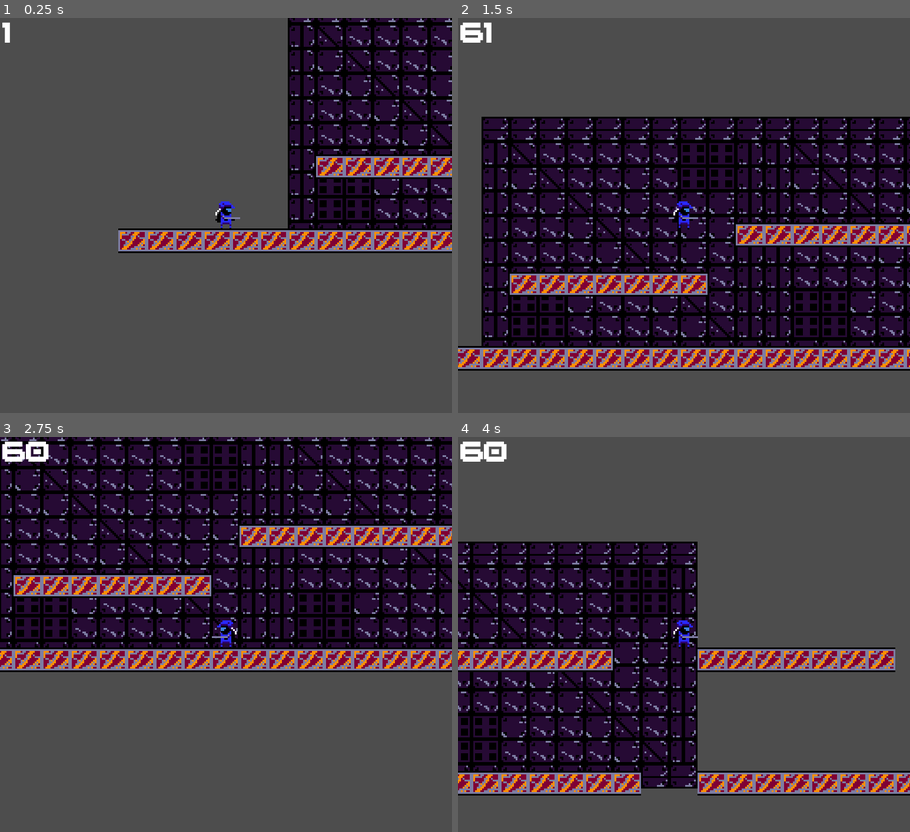
Above: before the commit, frames 1-4 (two rows, left to right).
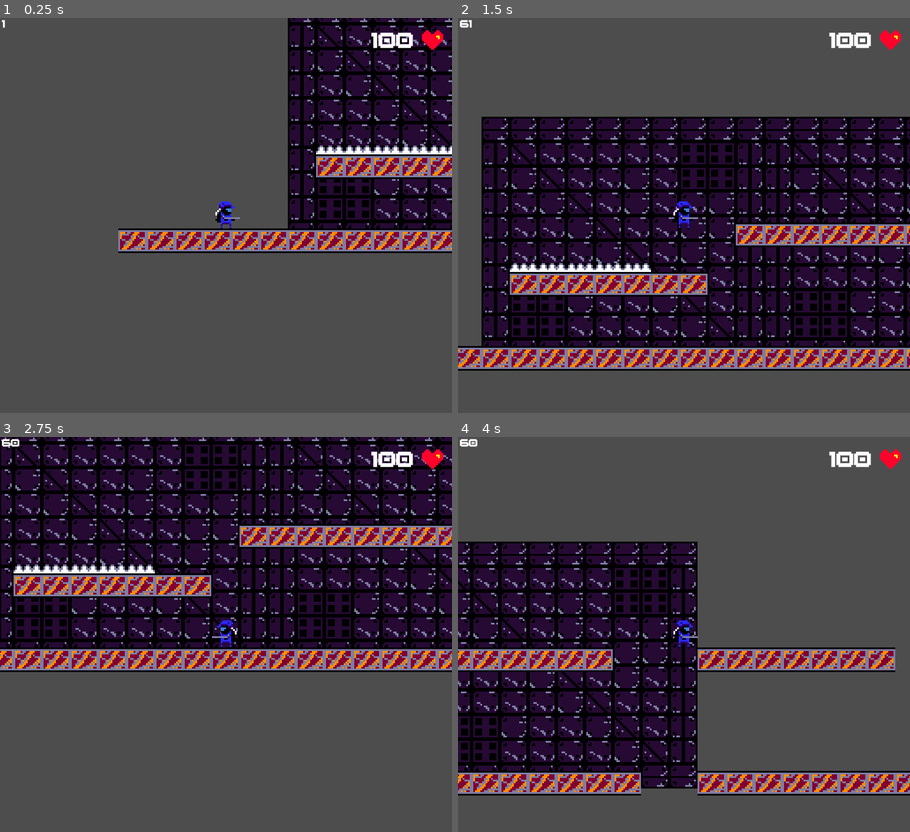
Above: after the commit, the same moments.

Repository: UnknownRori/bunker-the-game
Game: Godot game, scene res://scene/world.tscn
Same seed, same stepped clock (60 frames per second), same inputs: the game is played once before the commit and once after it.
Inputs:
- Up to frame 1 (0.25 s): no input
- Up to frame 2 (1.5 s): tap Enter (Start) at 0.5 s; hold Right (right) from 0.53 s (still down); tap Z (A) at 0.6 s; tap Up (up) at 0.77, 0.8, 1.07, 1.35 s
- Up to frame 3 (2.75 s): tap Up (up) at 1.52, 1.82, 2.3 s; tap Z (A) at 1.55, 2.1 s; release Right (right) at 2.03 s; hold Left (left) from 2.03 s (still down)
- Up to frame 4 (4 s): release Left (left) at 2.78 s; hold Right (right) from 2.78 s (still down); tap X (B) at 2.85 s; tap Up (up) at 3.02, 3.32, 3.77, 3.8 s; tap Z (A) at 3.05 s; tap Space (Select) at 3.6 s

The runs differ from the first frame. In frame 1, 1.0% of the frame differs, in the area x 0-100%, y 0-35%; in frame 2, 1.2%; in frame 3, 1.4%, in the area x 0-99%, y 0-35%; in frame 4, 0.8%.

Commit message:
📦 add hp and spikes

Diff:
--- a/project.godot
+++ b/project.godot
@@ -20,7 +20,6 @@
 
 window/size/viewport_width=256
 window/size/viewport_height=224
-window/size/mode=4
 window/size/resizable=false
 window/stretch/mode="canvas_items"
 
@@ -362,6 +361,10 @@
 "events": [Object(InputEventKey,"resource_local_to_scene":false,"resource_name":"","device":-1,"window_id":0,"alt_press …(182 unchanged characters)…
 ]
 }
+
+[layer_names]
+
+2d_physics/layer_1="Platform"
 
 [rendering]
 
--- a/scene/Player/player.tscn
+++ b/scene/Player/player.tscn
@@ -1,10 +1,11 @@
-[gd_scene load_steps=7 format=3 uid="uid://c5beviu8n8ad0"]
+[gd_scene load_steps=8 format=3 uid="uid://c5beviu8n8ad0"]
 
 [ext_resource type="Texture2D" uid="uid://inusy26ncr0o" path="res://assets/sprite.png" id="1_kje6p"]
 [ext_resource type="PackedScene" uid="uid://txyla52r81r3" path="res://scene/Utils/PlayerCamera.tscn" id="2_4mxj3"]
 [ext_resource type="Script" path="res://src/Composable/Movement.gd" id="3_nlp1q"]
 [ext_resource type="PackedScene" uid="uid://ctgqlbgcwqhfr" path="res://scene/Component/AttackComponent.tscn" id="3_psbq3"]
 [ext_resource type="Script" path="res://src/Composable/Controllable.gd" id="4_e3tjp"]
+[ext_resource type="Script" path="res://src/Composable/Health.gd" id="6_i3o40"]
 
 [sub_resource type="RectangleShape2D" id="RectangleShape2D_86auw"]
 size = Vector2(12, 17)
@@ -35,3 +36,6 @@
 
 [node name="Controllable" type="Node" parent="."]
 script = ExtResource("4_e3tjp")
+
+[node name="Health" type="Node" parent="."]
+script = ExtResource("6_i3o40")
--- a/scene/Utils/FPSCounter.tscn
+++ b/scene/Utils/FPSCounter.tscn
@@ -7,9 +7,11 @@
 script = ExtResource("1_61yus")
 
 [node name="Text" type="RichTextLabel" parent="."]
+offset_top = -1.0
 offset_right = 40.0
-offset_bottom = 40.0
+offset_bottom = 18.0
 theme_override_fonts/normal_font = ExtResource("2_3p67h")
+theme_override_font_sizes/normal_font_size = 6
 text = "60"
 deselect_on_focus_loss_enabled = false
 drag_and_drop_selection_enabled = false
--- a/scene/Utils/PlayerCamera.tscn
+++ b/scene/Utils/PlayerCamera.tscn
@@ -1,10 +1,32 @@
-[gd_scene load_steps=3 format=3 uid="uid://txyla52r81r3"]
+[gd_scene load_steps=5 format=3 uid="uid://txyla52r81r3"]
 
 [ext_resource type="Script" path="res://src/PlayerCamera.gd" id="1_47prk"]
 [ext_resource type="PackedScene" uid="uid://6hr0qxmudxx1" path="res://scene/Utils/FPSCounter.tscn" id="1_wyh34"]
+[ext_resource type="Texture2D" uid="uid://inusy26ncr0o" path="res://assets/sprite.png" id="3_7o2y0"]
+[ext_resource type="FontFile" uid="uid://jhrwydl0q4b0" path="res://assets/bm-japan.ttf" id="4_rkium"]
 
 [node name="PlayerCamera" type="Camera2D"]
 script = ExtResource("1_47prk")
 
 [node name="FpsCounter" parent="." instance=ExtResource("1_wyh34")]
 position = Vector2(-127, -110)
+
+[node name="Sprite2D" type="Sprite2D" parent="."]
+position = Vector2(117, -100)
+texture = ExtResource("3_7o2y0")
+region_enabled = true
+region_rect = Rect2(240, 0, 16, 16)
+region_filter_clip_enabled = true
+
+[node name="hp_bar" type="RichTextLabel" parent="."]
+offset_left = 32.0
+offset_top = -104.0
+offset_right = 106.0
+offset_bottom = -93.0
+theme_override_fonts/normal_font = ExtResource("4_rkium")
+theme_override_font_sizes/normal_font_size = 12
+bbcode_enabled = true
+text = "[right]100[/right]"
+scroll_active = false
+deselect_on_focus_loss_enabled = false
+drag_and_drop_selection_enabled = false
--- a/scene/world.tscn
+++ b/scene/world.tscn
@@ -206,6 +206,7 @@
 0:4/0 = 0
 0:4/0/physics_layer_0/linear_velocity = Vector2(0, 0)
 0:4/0/physics_layer_0/angular_velocity = 0.0
+0:4/0/custom_data_0 = true
 1:4/0 = 0
 1:4/0/physics_layer_0/linear_velocity = Vector2(0, 0)
 1:4/0/physics_layer_0/angular_velocity = 0.0
@@ -787,6 +788,8 @@
 tile_size = Vector2i(16, 14)
 physics_layer_0/collision_layer = 1
 physics_layer_0/physics_material = SubResource("PhysicsMaterial_17hwv")
+custom_data_layer_0/name = "spike"
+custom_data_layer_0/type = 1
 sources/0 = SubResource("TileSetAtlasSource_rs26q")
 
 [node name="World" type="Node2D"]
@@ -796,12 +799,12 @@
 [node name="Player" parent="." instance=ExtResource("1_y1asa")]
 position = Vector2(61, 129)
 
-[node name="TileMap" type="TileMap" parent="." groups=["platform"]]
+[node name="Platform" type="TileMap" parent="." groups=["platform"]]
 tile_set = SubResource("TileSet_u1ocq")
 format = 2
 layer_0/name = "terrain"
 layer_0/navigation_enabled = false
-layer_0/tile_data = PackedInt32Array(720896, 196608, 0, 7208 …(1683 unchanged characters)…  0, 458811, 262144, 0, 458812, 262144, 0)
+layer_0/tile_data = PackedInt32Array(720896, 196608, 0, 7208 …(1683 unchanged characters)…  0, 458811, 262144, 0, 458812, 262144, 0, 458759, 0, 4, 458760, 0, 4, 458761, 0, 4, 458762, 0, 4, 458763, 0, 4)
 
 [node name="ParallaxBackground" type="ParallaxBackground" parent="."]
 
--- /dev/null
+++ b/src/Composable/Health.gd
@@ -0,0 +1,16 @@
+extends Node
+
+@export var hp = 100
+@export var max_hp = 100
+
+@onready var controllable = get_parent().get_node("Controllable")
+
+func damage(value) -> bool:
+	hp -= value
+	return is_dead()
+
+func is_dead() -> bool:
+	return hp < 0
+
+func _process(delta):
+	pass
--- a/src/Composable/Movement.gd
+++ b/src/Composable/Movement.gd
@@ -14,6 +14,7 @@
 @onready var parent = get_parent()
 @onready var sprite = get_parent().get_node("Sprite")
 @onready var controllable = get_parent().get_node("Controllable")
+@onready var hp = get_parent().get_node("Health")
 @onready var sound_chip = get_node("/root/World/SoundChip")
 
 # Called every frame. 'delta' is the elapsed time since the previous frame.
@@ -31,6 +32,21 @@
 
 	gravity_update()
 	parent.move_and_slide()
+
+	for i in parent.get_slide_collision_count():
+		var collision = parent.get_slide_collision(i)
+		var collider = collision.get_collider()
+		if collider.name == "Platform":
+			var tilemap = collider
+			# Stupid way to get map
+			var coordinate = tilemap.local_to_map(parent.position)
+			var tile = tilemap.get_cell_tile_data(0, coordinate)
+			if tile:
+				if tile.get_custom_data("spike"):
+					if hp:
+						# Todo : Make this not every frame
+						hp.damage(1)
+
 	pass
 
 func flip_animate(direction):
--- a/src/PlayerCamera.gd
+++ b/src/PlayerCamera.gd
@@ -3,6 +3,10 @@
 @export var decay = 0.8
 @export var max_offset = Vector2(100, 75)
 @export var max_roll = 0.1
+
+@onready var parent = get_parent()
+@onready var hp = get_parent().get_node("Health")
+@onready var hp_bar = get_node("hp_bar")
 
 var trauma = 0.0
 var trauma_power = 2
@@ -19,7 +23,12 @@
 func _ready():
 	randomize()
 
+func update_ui():
+	hp_bar.text = "[right]" + str(hp.hp) + "[/right]"
+
 func _process(delta):
 	if trauma:
 		trauma = max(trauma - decay * delta, 0)
 		shake()
+
+	update_ui()
Binary file changed: assets/sprite.png
Binary file changed: assets/tilemap.png
